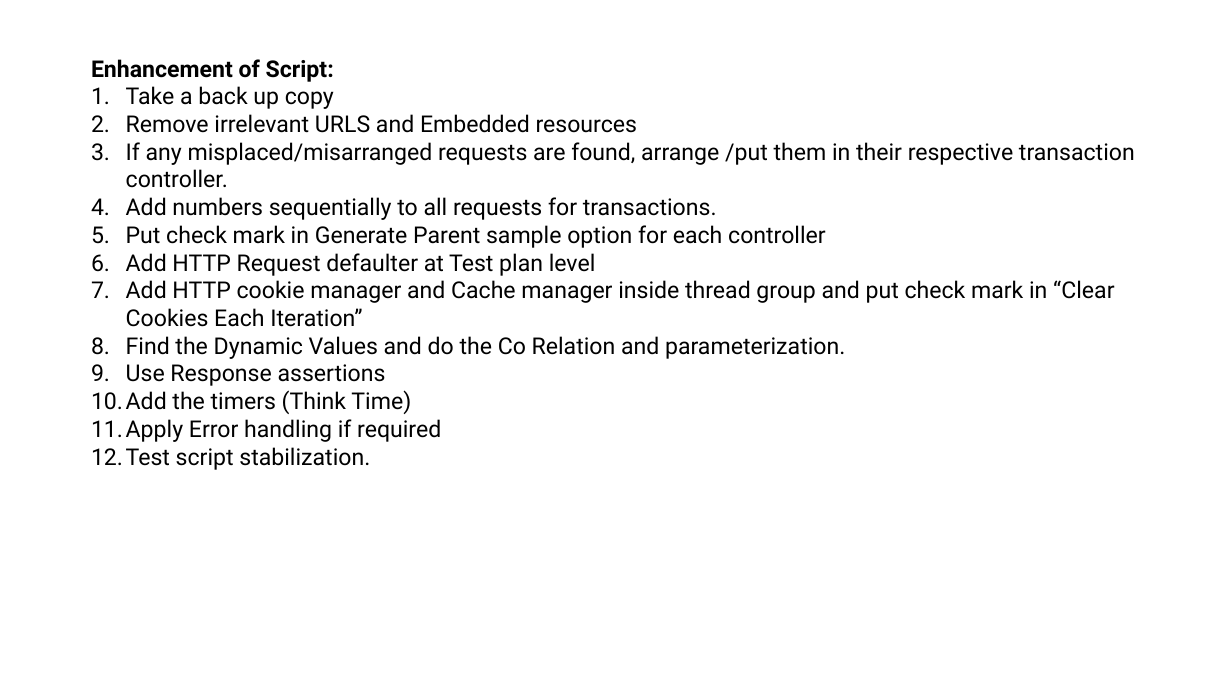
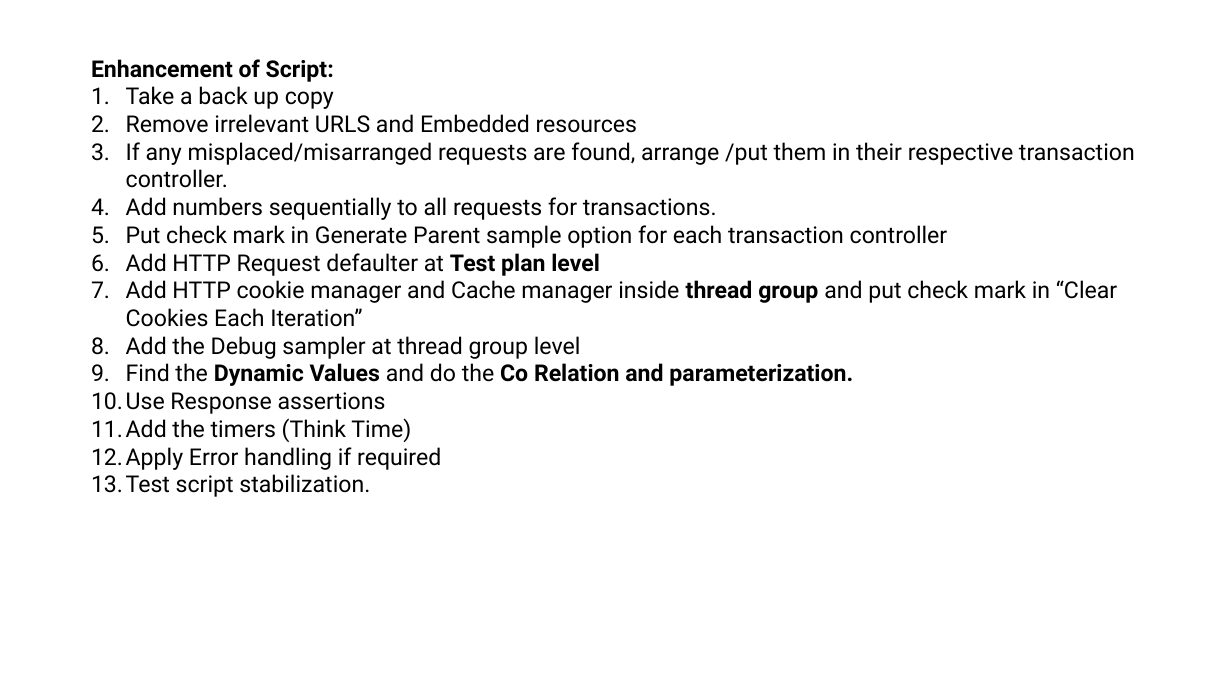
Before and after one commit to Amar0606/JMeter-Training, a slide deck: slide 6 of JMeter Training.pptx (slide 12 before the commit). Drawn at 1232x693 pixels with LibreOffice and Linux fonts; fonts in the diff are those of the drawing. Boxes give left, top, right and bottom in pixels: in the first picture for what was removed or moved away, otherwise in the second. Text is boxed around its words. In the diff, an @@ line names an element or a change of style, - is before the commit and + after.

```diff
--- a/JMeter Training.pptx
+++ b/JMeter Training.pptx
@@ text at [126, 225, 948, 248]: text changed @@
-5. Put check mark in Generate Parent sample option for each controller
+5. Put check mark in Generate Parent sample option for each transaction controller
@@ text at [126, 253, 1117, 386]: bold on in "Test plan level", "thread group", "Dynamic Values Co Relation and parameterization." @@
@@ text at [126, 336, 581, 359]: paragraph added @@
+8. Add the Debug sampler at thread group level
```
Also in this commit, not shown: 1 other slide changed, 2 other files.
